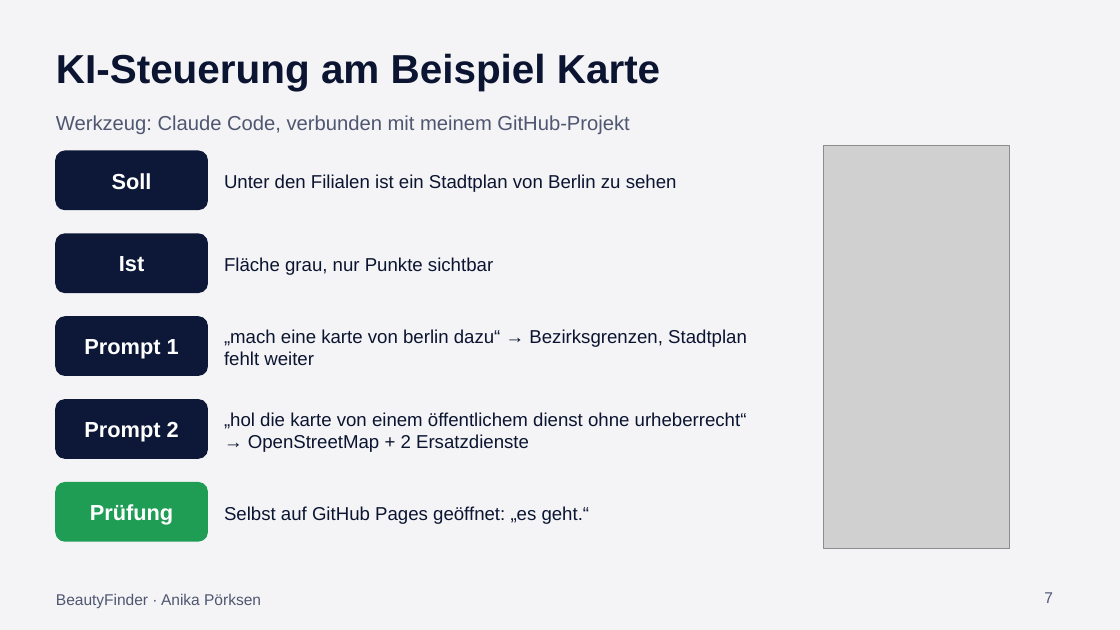
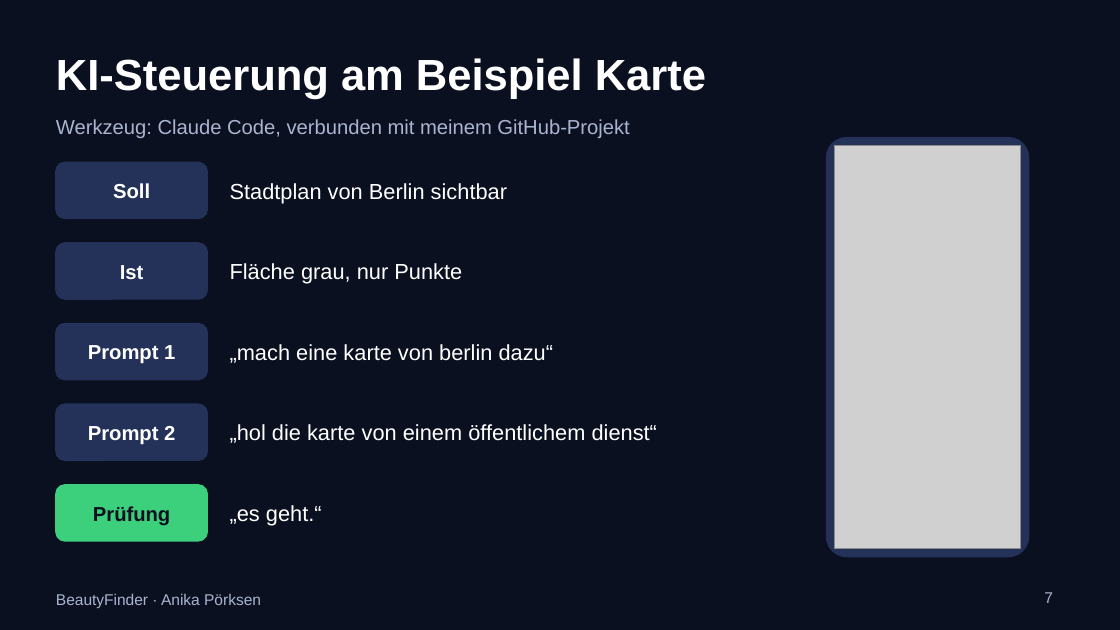
Before and after one commit to anikaprksn/Digitale-WElten, a slide deck: slide 7 of abgabe/Praesentation_BeautyFinder.pptx. Drawn at 1120x630 pixels with LibreOffice and Linux fonts; fonts in the diff are those of the drawing; grey boxes stand for pictures. Boxes give left, top, right and bottom in pixels: in the first picture for what was removed or moved away, otherwise in the second. Text is boxed around its words. In the diff, an @@ line names an element or a change of style, - is before the commit and + after.

```diff
--- a/abgabe/Praesentation_BeautyFinder.pptx
+++ b/abgabe/Praesentation_BeautyFinder.pptx
@@ background #F4F4F6 to #0A1020 @@
@@ text "KI-Steuerung am Beispiel Karte" at bbox=[56, 58, 706, 99]: size 26 to 28 pt, text colour #0B1430 to #FFFFFF @@
@@ rounded rectangle added at bbox=[827, 138, 1028, 557], fill #24325A, outline #24325A 1 pt @@
@@ picture: place and size @@
-picture at bbox=[823, 146, 1009, 549]
+picture at bbox=[834, 146, 1020, 549]
@@ size 14 to 13 pt in 4 elements at bbox=[88, 426, 175, 445], bbox=[88, 345, 175, 364], bbox=[120, 265, 144, 279], bbox=[113, 183, 150, 199] @@
@@ 2 texts, 2 rounded rectangles: place and size @@
-2 texts, 2 rounded rectangles at bbox=[56, 151, 207, 292]
+2 texts, 2 rounded rectangles at bbox=[56, 162, 207, 299]
@@ fill #0D1838 to #24325A; outline #0D1838 1 pt to #24325A 1 pt; proportions changed in 4 elements at bbox=[56, 404, 207, 460], bbox=[56, 324, 207, 380], bbox=[56, 243, 207, 299], bbox=[56, 162, 207, 218] @@
@@ text at bbox=[230, 183, 507, 203]: text changed; size 12 to 14 pt; text colour #0B1430 to #FFFFFF @@
-Unter den Filialen ist ein Stadtplan von Berlin zu sehen
+Stadtplan von Berlin sichtbar
@@ text at bbox=[230, 263, 462, 284]: text changed; size 12 to 14 pt; text colour #0B1430 to #FFFFFF @@
-Fläche grau, nur Punkte sichtbar
+Fläche grau, nur Punkte
@@ rounded rectangle: place and size @@
-rounded rectangle at bbox=[56, 317, 207, 375]
+rounded rectangle at bbox=[56, 324, 207, 380]
@@ text at bbox=[230, 344, 554, 363]: text changed; size 12 to 14 pt; text colour #0B1430 to #FFFFFF @@
-„mach eine karte von berlin dazu“ → Bezirksgrenzen, Stadtplan fehlt weiter
+„mach eine karte von berlin dazu“
@@ rounded rectangle: place and size @@
-rounded rectangle at bbox=[56, 400, 207, 458]
+rounded rectangle at bbox=[56, 404, 207, 460]
@@ text at bbox=[230, 424, 657, 443]: text changed; size 12 to 14 pt; text colour #0B1430 to #FFFFFF @@
-„hol die karte von einem öffentlichem dienst ohne urheberrecht“ → OpenStreetMap + 2 Ersatzdienste
+„hol die karte von einem öffentlichem dienst“
@@ text "Prüfung" at bbox=[93, 506, 170, 526]: size 14 to 13 pt, text colour #FFFFFF to #0A1020 @@
@@ rounded rectangle at bbox=[56, 485, 207, 541]: fill #1F9D55 to #3CCF7C; outline #1F9D55 1 pt to #3CCF7C 1 pt; proportions changed @@
@@ text at bbox=[230, 505, 322, 526]: text changed; size 12 to 14 pt; text colour #0B1430 to #FFFFFF @@
-Selbst auf GitHub Pages geöffnet: „es geht.“
+„es geht.“
@@ text colour #4F5770 to #A9B4CF in 3 elements at bbox=[1044, 592, 1053, 603], bbox=[56, 119, 629, 138], bbox=[56, 593, 261, 608] @@
```
Also in this commit, not shown: 11 other slides changed.
